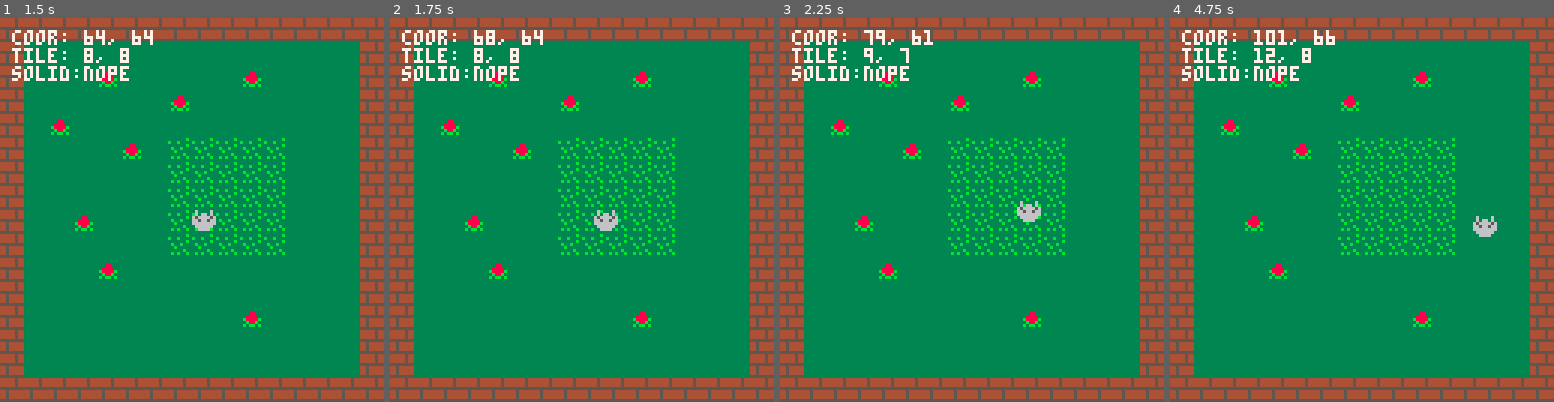
Above: before the commit, frames 1-4 (left to right).
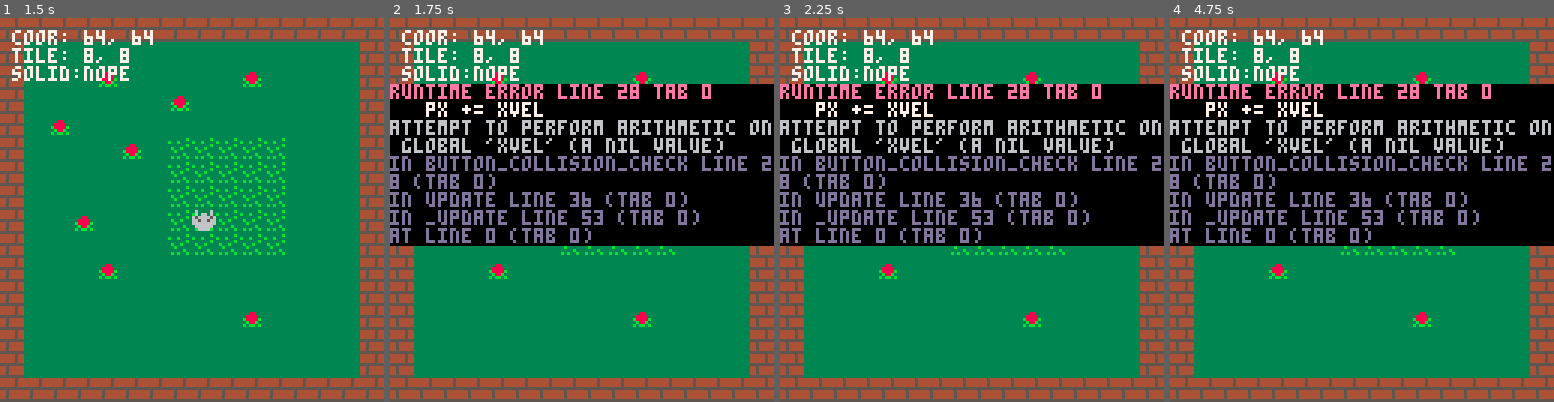
Above: after the commit, the same moments.

Repository: RicoP/picowiese
Game: PICO-8 cartridge ff.p8
The game is run twice, just before and just after one commit, with the same random seed, the same clock (stepped at 60 frames per second) and the same inputs.
Inputs:
- Up to frame 1 (1.5 s): tap X (X key) at 0.33, 1.07 s; tap O (Z key) at 0.7 s
- Up to frame 2 (1.75 s): hold Right from 1.6 s (still down); tap O (Z key) at 1.7 s
- Up to frame 3 (2.25 s): tap X (X key) at 1.85 s; release Right at 2.1 s; tap O (Z key) at 2.1 s; hold Up from 2.15 s (still down)
- Up to frame 4 (4.75 s): release Up at 2.42 s; hold Right 2.47-3.03 s; tap O (Z key) every 0.4 s from 2.5 to 4.5 s; tap X (X key) at 2.97, 4.08 s; hold Left 3.08-3.58 s; hold Down 3.63-3.97 s; hold Right 4.02-4.68 s; hold Up from 4.73 s (still down)

Frame 1 is identical in both runs. In frame 2, 42% of the frame differs, in the area x 0-100%, y 3-60%; in frame 3, 42%; in frame 4, 43%.
Error after the commit: runtime error line 28 tab 0; px += xvel; attempt to perform arithmetic on global 'xvel' (a nil value)

Commit message:
improve collision code

Diff:
--- a/ff.p8
+++ b/ff.p8
@@ -28,17 +28,17 @@
 function button_collision_check(button, xoff, yoff)
  if btn(button) then
   if not is_solid(px + xoff, py + yoff) then
-	  px += xoff
-	  py += yoff
+	  px += xvel
+	  py += yvel
 	 end
  end
 end
 
 function game_update()
- button_collision_check(0, -1, 0)
- button_collision_check(1, 1, 0)
- button_collision_check(2, 0, -1)
- button_collision_check(3, 0, 1)
+ button_collision_check(0, -1,  0, -1,  0)
+ button_collision_check(1,  8,  0,  1,  0)
+ button_collision_check(2,  0, -1,  0, -1)
+ button_collision_check(3,  0,  8,  0,  1)
 end
 
 function game_draw()
